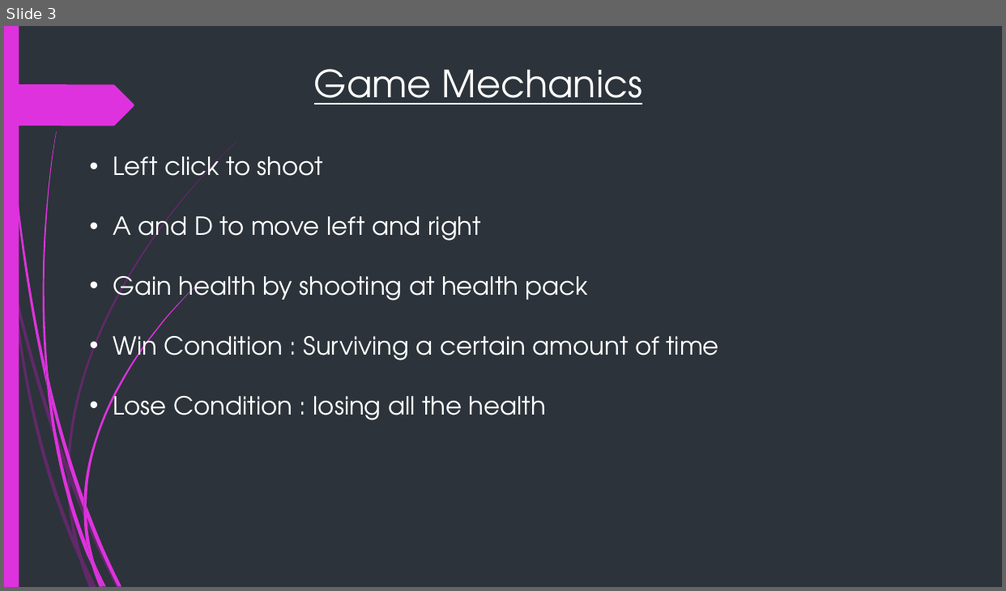
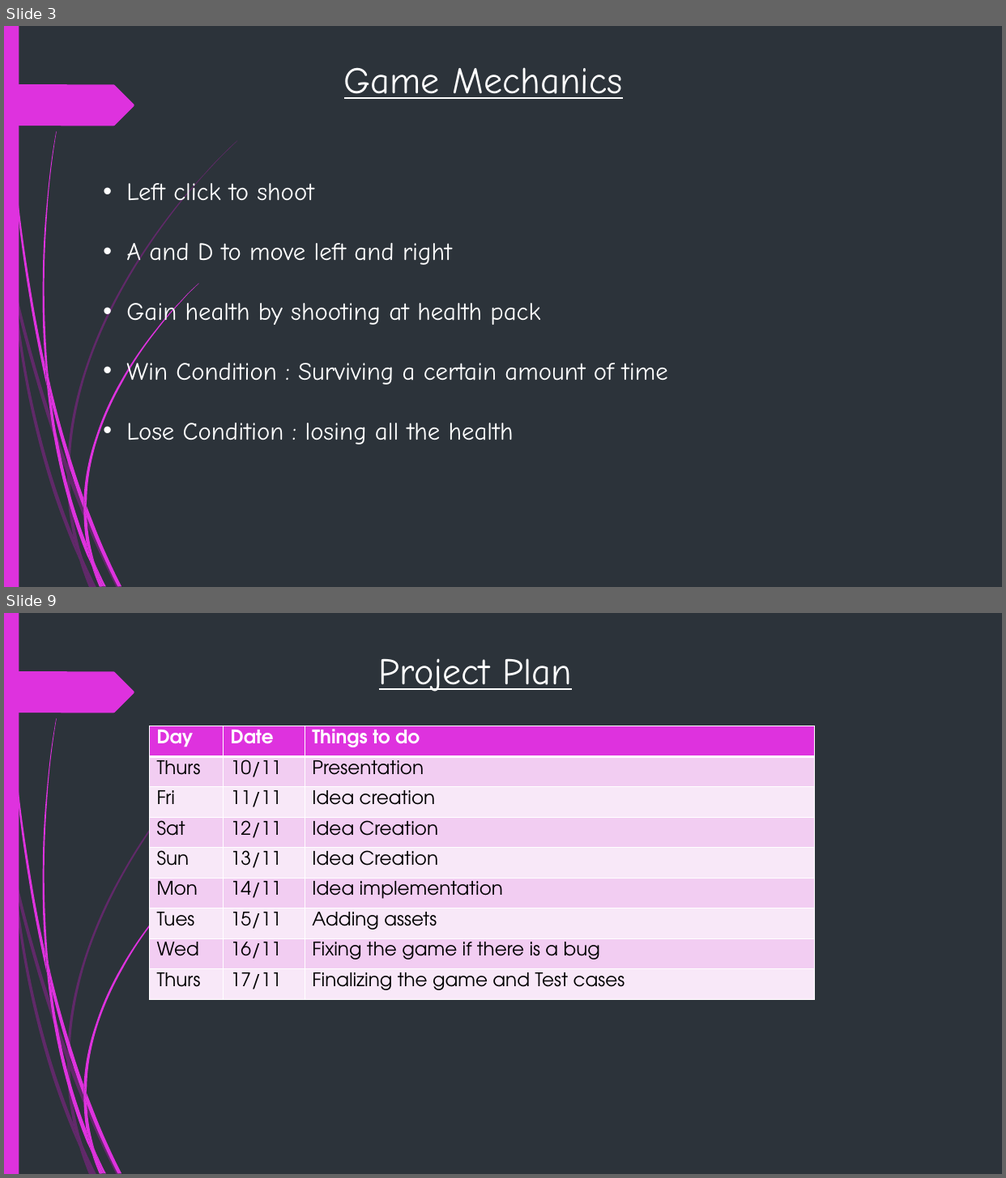
Before and after one commit to 17-WynnOng/Group10_DA, a slide deck: jamal shooting simulator.pptx. Shown one above the other, each under a label of ours: slide 3 before the commit, slides 3 and 9 after it; the slides between them are not shown. The pictures are 1006x591 and 1006x1178 pixels, drawn with LibreOffice and Linux fonts; fonts in the diff are those of the drawing. Boxes give left, top, right and bottom in pixels: in the first picture for what was removed or moved away, otherwise in the second. Text is boxed around its words. In the diff, an @@ line names an element or a change of style, - is before the commit and + after.

```diff
--- a/jamal shooting simulator.pptx
+++ b/jamal shooting simulator.pptx
@@ slide 9 added at box(4, 613, 1002, 1174), background #2C333A; not listed: 24 template elements that a slide beside it also shows @@
@@ text added at box(379, 658, 571, 692), 36 pt, text #FFFFFF, underline @@
+Project Plan
@@ table added at box(149, 726, 815, 999), 9 rows, 3 columns @@
+Day | Date | Things to do
+Thurs | 10/11 | Presentation
+Fri | 11/11 | Idea creation
+Sat | 12/11 | Idea Creation
+Sun | 13/11 | Idea Creation
+Mon | 14/11 | Idea implementation
+Tues | 15/11 | Adding assets
+Wed | 16/11 | Fixing the game if there is a bug
+Thurs | 17/11 | Finalizing the game and Test cases
@@ slide 3 changed as well @@
@@ text "Game Mechanics" at box(344, 67, 622, 99): font TeX Gyre Adventor to Comic Neue @@
@@ text "Left click to shoot" at box(126, 179, 668, 445): font TeX Gyre Adventor to Comic Neue @@
@@ text "Left click to shoot": place and size @@
-text "Left click to shoot" at box(113, 149, 719, 420)
+text "Left click to shoot" at box(126, 179, 668, 445)
```
Also in this commit, not shown: 3 other slides changed, 5 other slides added, 2 slides removed, 1 other file.
